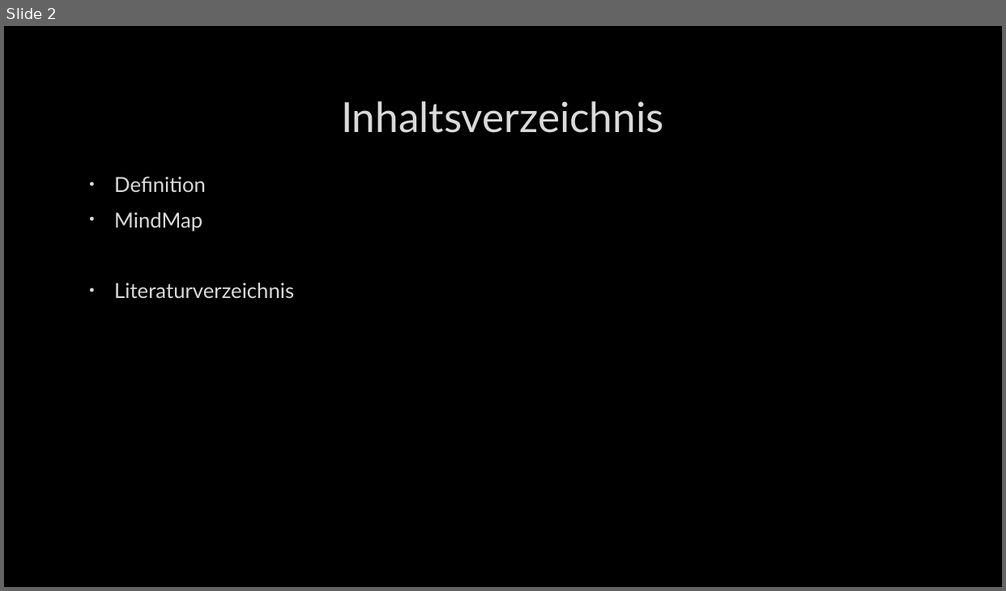
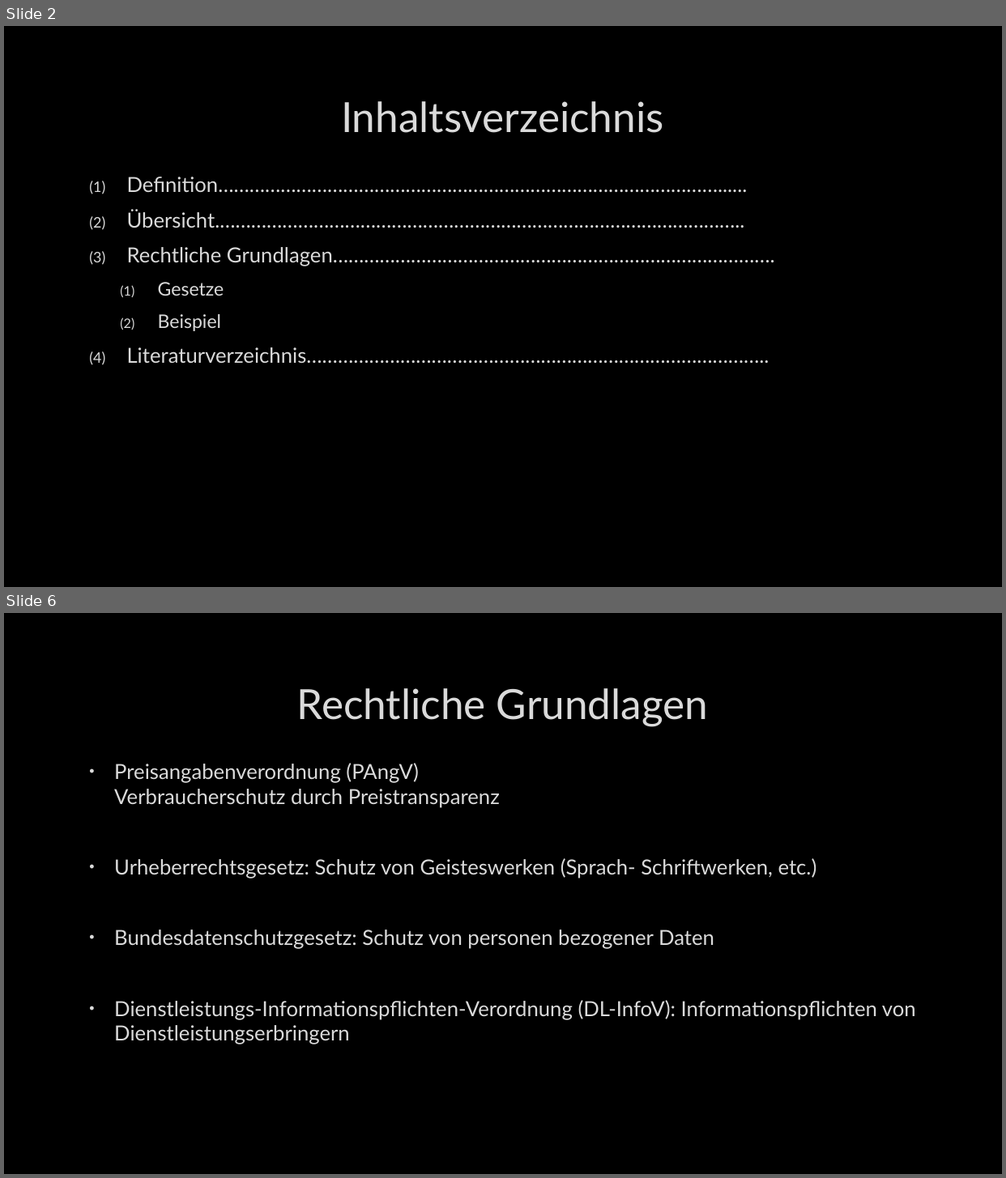
Before and after one commit to M4XB/OriginSchule, a slide deck: WGP/E-Commerce.pptx. Shown one above the other, each under a label of ours: slide 2 before the commit, slides 2 and 6 after it; the slides between them are not shown. The pictures are 1006x591 and 1006x1178 pixels, drawn with LibreOffice and Linux fonts; fonts in the diff are those of the drawing; background and template pictures are left out. Boxes give left, top, right and bottom in pixels: in the first picture for what was removed or moved away, otherwise in the second. Text is boxed around its words. In the diff, an @@ line names an element or a change of style, - is before the commit and + after.

```diff
--- a/WGP/E-Commerce.pptx
+++ b/WGP/E-Commerce.pptx
@@ slide 6 added at [4,613,1002,1174], background picture (left out) @@
@@ title added at [297,688,708,726], 40 pt, text #DADADA @@
+Rechtliche Grundlagen
@@ text added at [114,763,916,1045], 20 pt, text #DADADA @@
+• Preisangabenverordnung (PAngV)
+  Verbraucherschutz durch Preistransparenz
+• Urheberrechtsgesetz: Schutz von Geisteswerken (Sprach- Schriftwerken, etc.)
+• Bundesdatenschutzgesetz: Schutz von personen bezogener Daten
+• Dienstleistungs-Informationspflichten-Verordnung (DL-InfoV): Informationspflichten von Dienstleistungserbringern
@@ slide 2 changed as well @@
@@ text at [127,177,775,363]: text changed @@
-• Definition
-• MindMap
-• Literaturverzeichnis
+(1) Definition……………………………………………………………………………………......
+(2) Übersicht.………………………………………………………………………………………..
+(3) Rechtliche Grundlagen………………………………………………………………………….
+  (1) Gesetze
+  (2) Beispiel
+(4) Literaturverzeichnis……………………………………………………………………………..
```
Also in this commit, not shown: 2 other slides changed, 5 other slides added, 3 slides removed, 6 other files.
